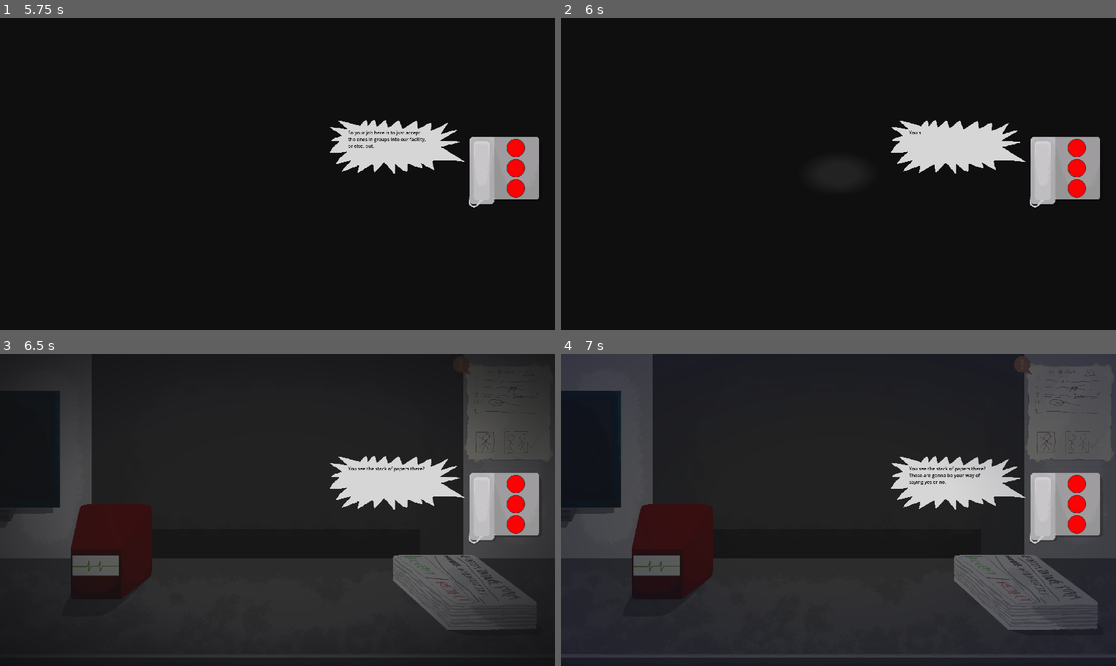
Above: before the commit, frames 1-4 (two rows, left to right).
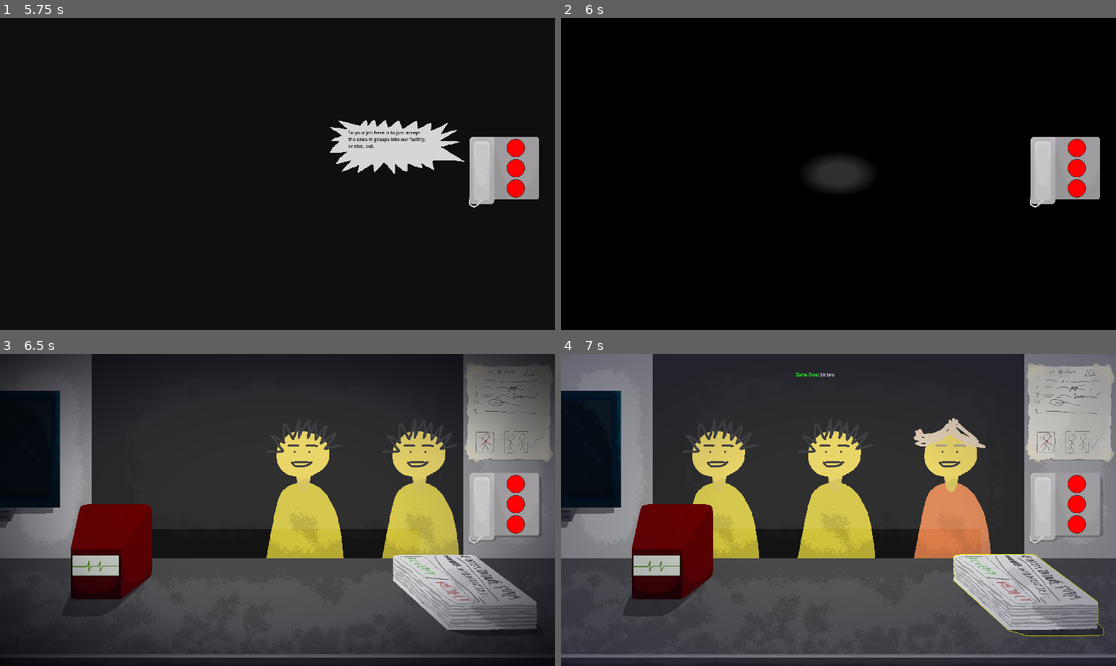
Above: after the commit, the same moments.

Repository: Blulow/brackeysjam
Game: Godot game, scene res://scenes/main_menu.tscn
Same seed, same stepped clock (60 frames per second), same inputs: the game is played once before the commit and once after it.
Inputs (mouse positions are in pixels of both pictures, inside the frame that each line leads up to):
- Up to frame 1 (5.75 s): click "Play" at 0.5 s; tap Enter at 1.25, 2.75, 5 s; move the mouse to (399, 158) at 1.27 s; click (399, 158) at 1.42 s; tap Space at 2, 4.25 s; drag from (166, 189) to (249, 236) at 2.02 s; move the mouse to (333, 105) at 2.77 s; click (333, 105) at 2.92 s; drag from (249, 236) to (111, 127) at 3.52 s; move the mouse to (444, 220) at 4.27 s; click (444, 220) at 4.42 s; drag from (111, 127) to (194, 96) at 5.02 s
- Up to frame 2 (6 s): tap Space at 5.75 s; move the mouse to (866, 174) at 5.77 s; click (866, 174) at 5.92 s
- Up to frame 3 (6.5 s): no input
- Up to frame 4 (7 s): drag from (755, 432) to (1027, 591) at 6.52 s

Frame 1 is identical in both runs. In frame 2, 2.7% of the frame differs, in the area x 59-84%, y 32-50%; in frame 3, 42%; in frame 4, 53%, in the area x 0-100%, y 0-98%.

Commit message:
fix: game finishing game paused

Diff:
--- a/scripts/managers/round_manager.gd
+++ b/scripts/managers/round_manager.gd
@@ -9,7 +9,7 @@
 
 const PATH_SPEED: float = 0.01
 
-var current_round: int = 0
+var current_round: int = 23
 var round_state: int = -1
 enum RoundStates { START, STAY, END }
 
@@ -103,6 +103,7 @@
 		$"../FXLayer/GlitchEffect".visible = true
 		anim_player.play("victory_ending")
 		await anim_player.animation_finished
+		get_tree().paused = false
 		get_tree().change_scene_to_file("res://scenes/game_finished_screen.tscn")
 
 func _on_round_end() -> void:
